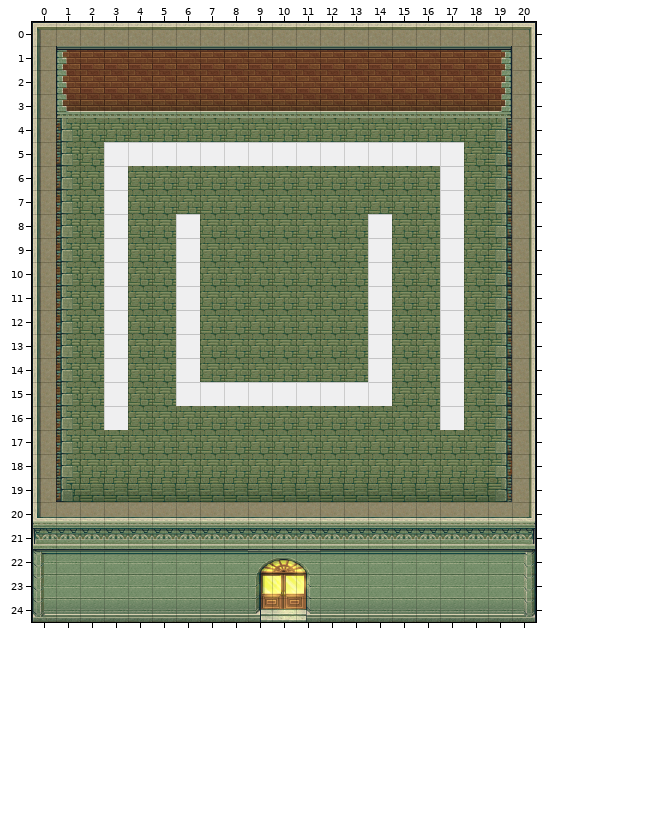
Two versions of a level (Tiled map (JSON), conference.tmj). This is how it looked before the edit.
Cells are 32x32 px. Shown: x 0..20, y 0..24.
New version:
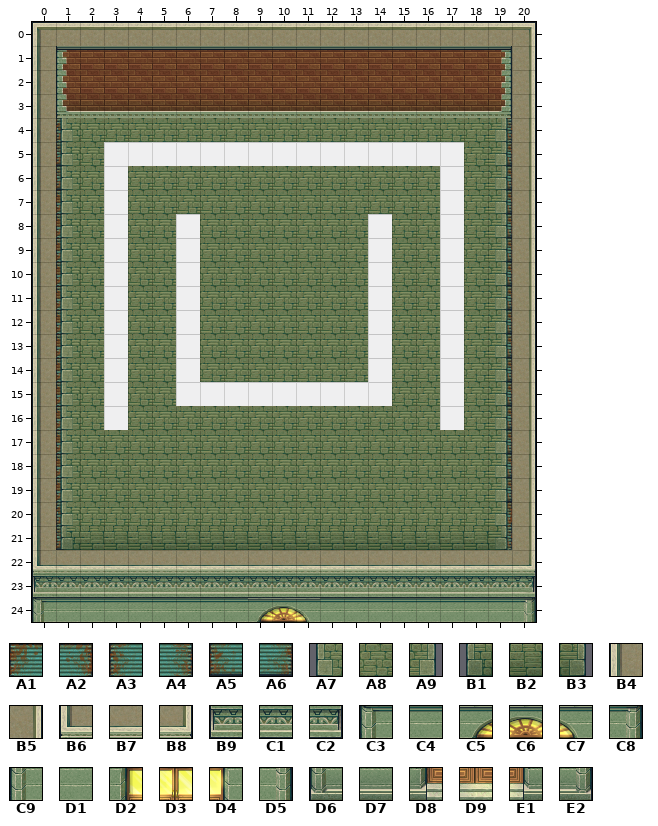
Key: from "Chunk 1": A1 60, A2 62, A3 63, A4 65, A5 66, A6 68, A7 69, A8 70, A9 71, B1 74, B2 75, B3 76, B4 81, B5 82, B6 83, B7 84, B8 85, B9 86, C1 87, C2 88, C3 89, C4 90, C5 91, C6 92, C7 93, C8 94, C9 95, D1 96, D2 97, D3 98, D4 99, D5 100, D6 101, D7 102, D8 103, D9 104, E1 105, E2 106.
__ is an empty cell, ## one hidden under a higher layer.
From old to new:
Layer "floor/floor2":
y 18: x 1 A3 -> A1; x 19 A2 -> A6
y 19: x 1 A5 -> A1; x 19 A4 -> A6
y 20: x 1 ## -> A3; x 19 ## -> A2
y 21: x 1 __ -> A5; x 19 __ -> A4
Layer "floor/floor1":
y 19: x 1..19 B1 B2 B2 B2 B2 B2 B2 B2 B2 B2 B2 B2 B2 B2 B2 B2 B2 B2 B3 -> A7 A8 A8 A8 A8 A8 A8 A8 A8 A8 A8 A8 A8 A8 A8 A8 A8 A8 A9
y 20: x 1..19 __ __ __ __ __ __ __ __ __ __ __ __ __ __ __ __ __ __ __ -> A7 A8 A8 A8 A8 A8 A8 A8 A8 A8 A8 A8 A8 A8 A8 A8 A8 A8 A9
y 21: x 1..19 __ __ __ __ __ __ __ __ __ __ __ __ __ __ __ __ __ __ __ -> B1 B2 B2 B2 B2 B2 B2 B2 B2 B2 B2 B2 B2 B2 B2 B2 B2 B2 B3
Layer "walls/walls1":
y 20: x 0..20 B6 B7 B7 B7 B7 B7 B7 B7 B7 B7 B7 B7 B7 B7 B7 B7 B7 B7 B7 B7 B8 -> B4 __ __ __ __ __ __ __ __ __ __ __ __ __ __ __ __ __ __ __ B5
y 21: x 0..20 B9 C1 C1 C1 C1 C1 C1 C1 C1 C1 C1 C1 C1 C1 C1 C1 C1 C1 C1 C1 C2 -> B4 __ __ __ __ __ __ __ __ __ __ __ __ __ __ __ __ __ __ __ B5
y 22: x 0..20 C3 C4 C4 C4 C4 C4 C4 C4 C4 C5 C6 C7 C4 C4 C4 C4 C4 C4 C4 C4 C8 -> B6 B7 B7 B7 B7 B7 B7 B7 B7 B7 B7 B7 B7 B7 B7 B7 B7 B7 B7 B7 B8
y 23: x 0..20 C9 D1 D1 D1 D1 D1 D1 D1 D1 D2 D3 D4 D1 D1 D1 D1 D1 D1 D1 D1 D5 -> B9 C1 C1 C1 C1 C1 C1 C1 C1 C1 C1 C1 C1 C1 C1 C1 C1 C1 C1 C1 C2
y 24: x 0..20 D6 D7 D7 D7 D7 D7 D7 D7 D7 D8 D9 E1 D7 D7 D7 D7 D7 D7 D7 D7 E2 -> C3 C4 C4 C4 C4 C4 C4 C4 C4 C5 C6 C7 C4 C4 C4 C4 C4 C4 C4 C4 C8
Pixel boxes of the changes (left, top, right, bottom) in both pictures:
changed: (32, 454, 536, 622)
